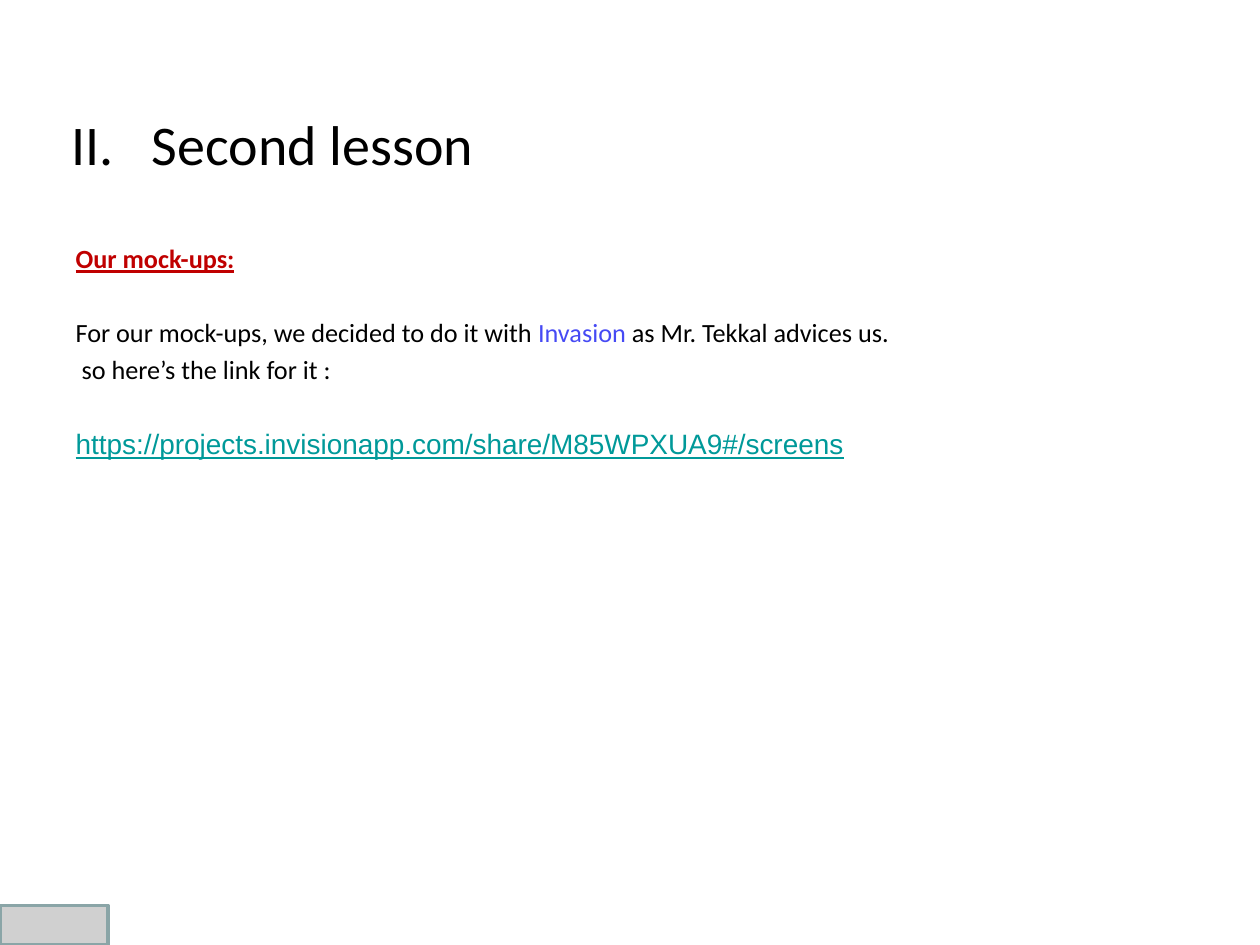
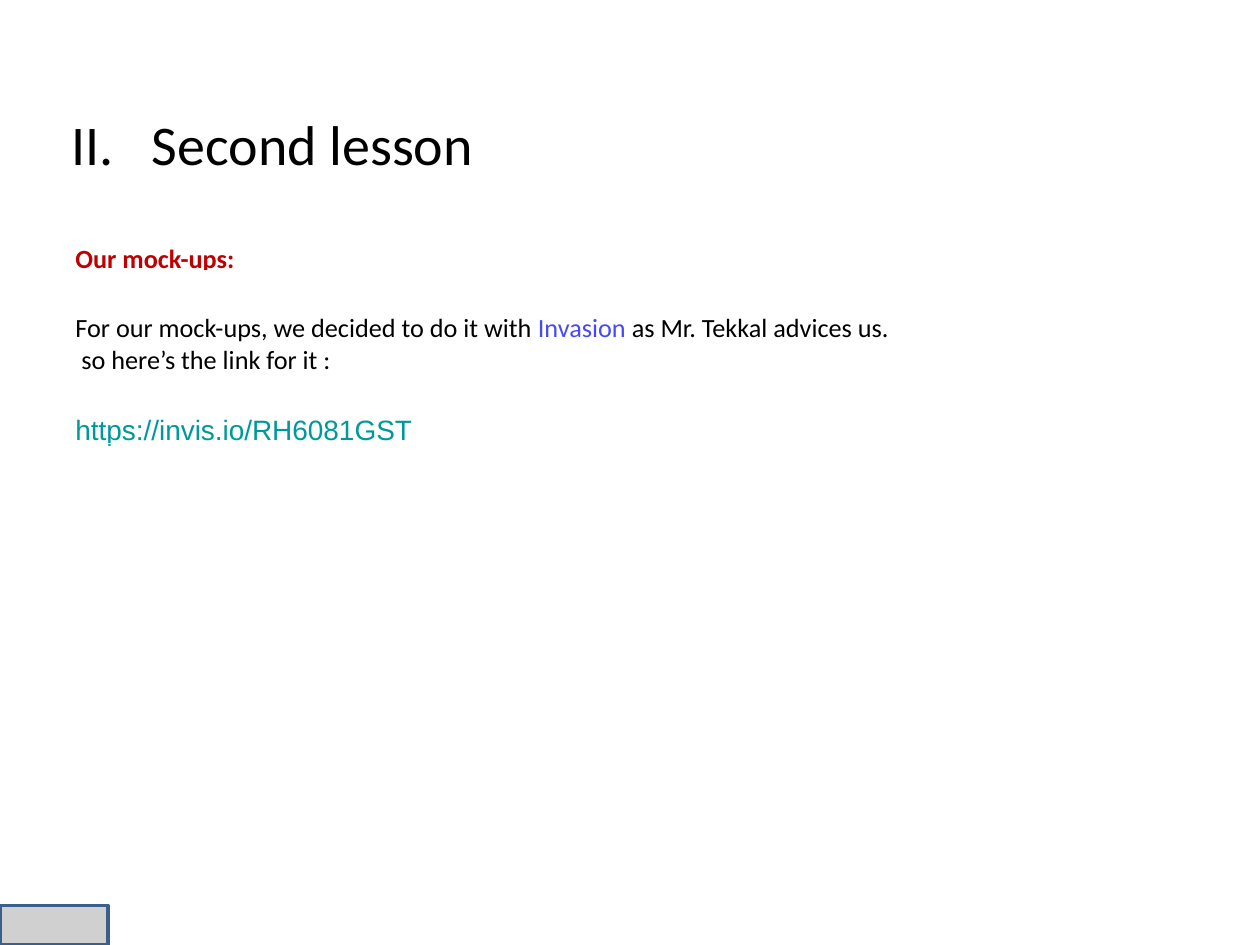
Before and after one commit to niss93/Preplane, a slide deck: slide 12 of Presentation.pptx (slide 11 before the commit). Drawn at 1260x945 pixels with LibreOffice and Linux fonts; fonts in the diff are those of the drawing; grey boxes stand for pictures; background and template pictures are left out. Boxes give left, top, right and bottom in pixels: in the first picture for what was removed or moved away, otherwise in the second. Text is boxed around its words. In the diff, an @@ line names an element or a change of style, - is before the commit and + after.

```diff
--- a/Presentation.pptx
+++ b/Presentation.pptx
@@ text at box(75, 249, 889, 370): indent changed; less space between paragraphs @@
@@ text at box(75, 419, 411, 445): text changed @@
-https://projects.invisionapp.com/share/M85WPXUA9#/screens
+https://invis.io/RH6081GST
```
Also in this commit, not shown: 14 other slides changed, 1 slide added.
